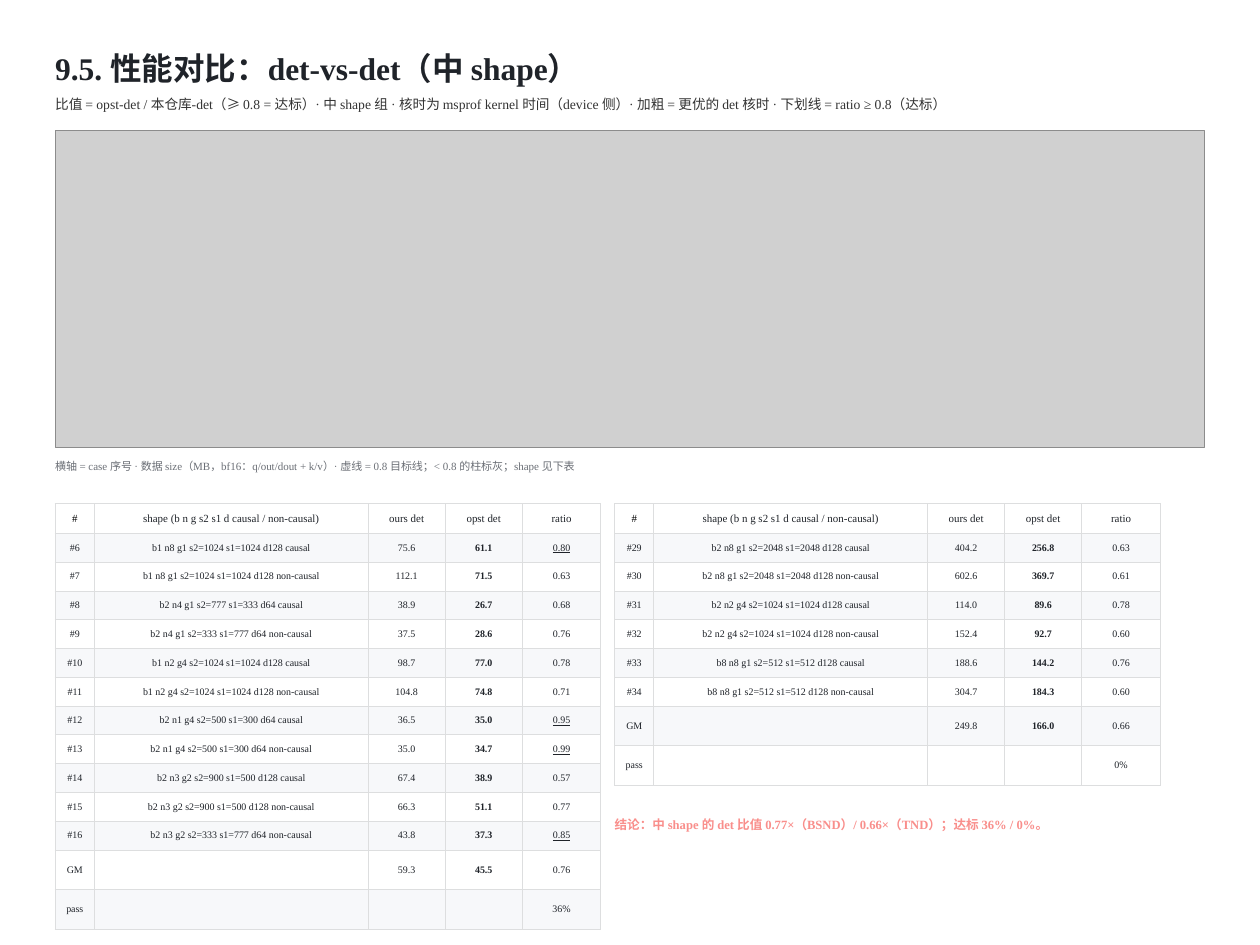
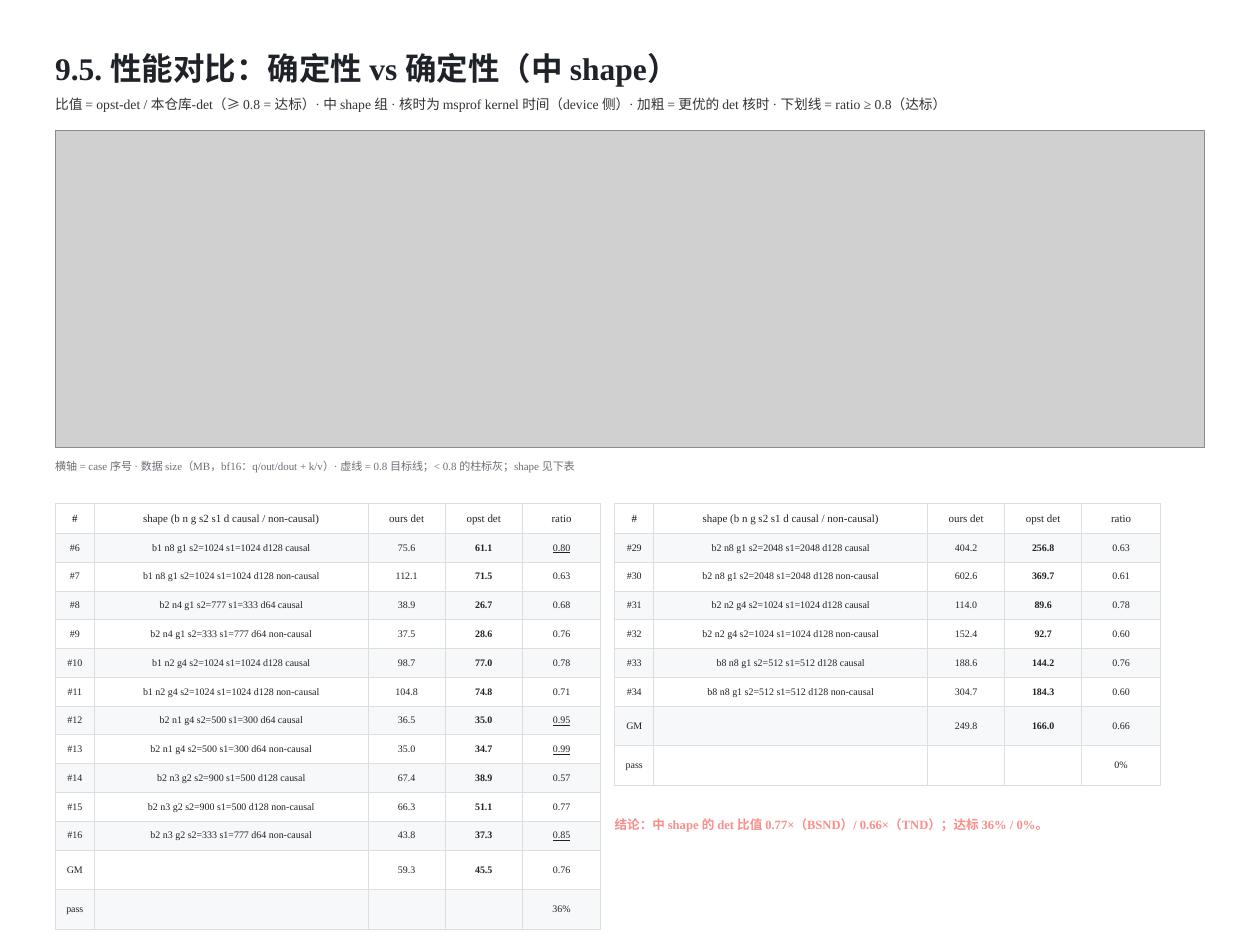
Before and after one commit to guomc9/SeeTen, a slide deck: slide 23 of cases/flash-attention-det-accum/out/v3-index-schedules.pptx. Drawn at 1260x945 pixels with LibreOffice and Linux fonts; fonts in the diff are those of the drawing; grey boxes stand for pictures. Boxes give left, top, right and bottom in pixels: in the first picture for what was removed or moved away, otherwise in the second. Text is boxed around its words. In the diff, an @@ line names an element or a change of style, - is before the commit and + after.

Commit message:
PR/deck: 'det-vs-det' -> '确定性 vs 确定性'; Summary = layout coverage + per-layout attainment
- Deck titles 9.4-9.6 now read '性能对比：确定性 vs 确定性'; READMEs updated.
- PR.md: Related Issue states the work item (support the deterministic branch of
  FAG v3 on Ascend950, no issue number); the Summary is rewritten to only give
  the layout coverage (BSND/TND dense+causal incl. ragged, MHA/GQA/MQA, D64/128,
  square/rect/unaligned, BN2S2 requirement) plus a per-layout attainment table
  (deterministic-vs-deterministic and non-deterministic ratios with pass rates,
  and the deterministic overhead ours/opst), leaving the details to Validation.
- gen_pr.py now also copies PR.md to flash-attention-npu/.docs/ and the nine
  figures to flash-attention-npu/.docs/figs/ (so the relative image links work
  from the .docs copy).

```diff
--- a/cases/flash-attention-det-accum/out/v3-index-schedules.pptx
+++ b/cases/flash-attention-det-accum/out/v3-index-schedules.pptx
@@ text at (55,53,679,86): text changed; font Times New Roman to Noto Sans CJK SC @@
-9.5. 性能对比：det-vs-det（中 shape）
+9.5. 性能对比：确定性 vs 确定性（中 shape）
```
Also in this commit, not shown: 2 other slides changed, 5 other files.
